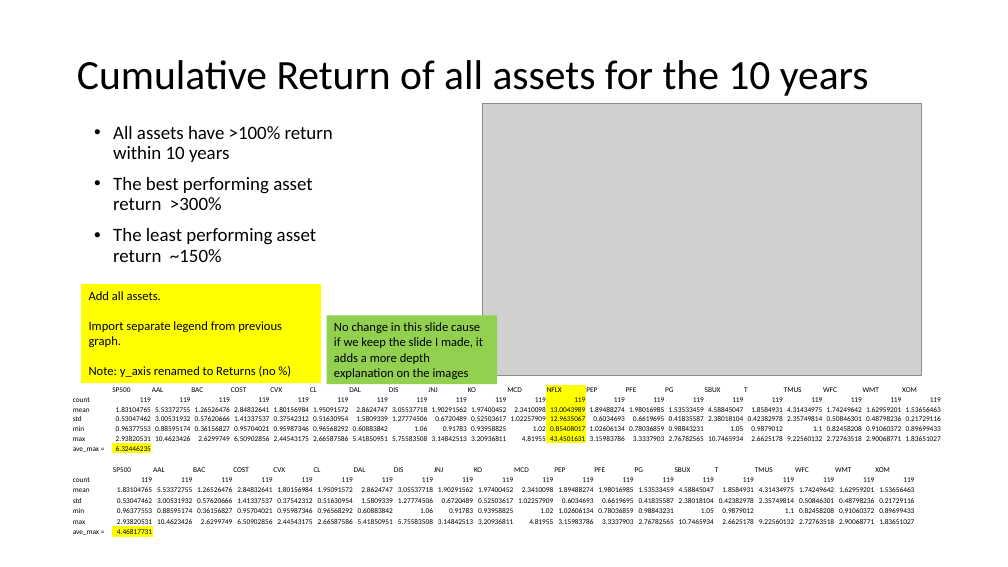
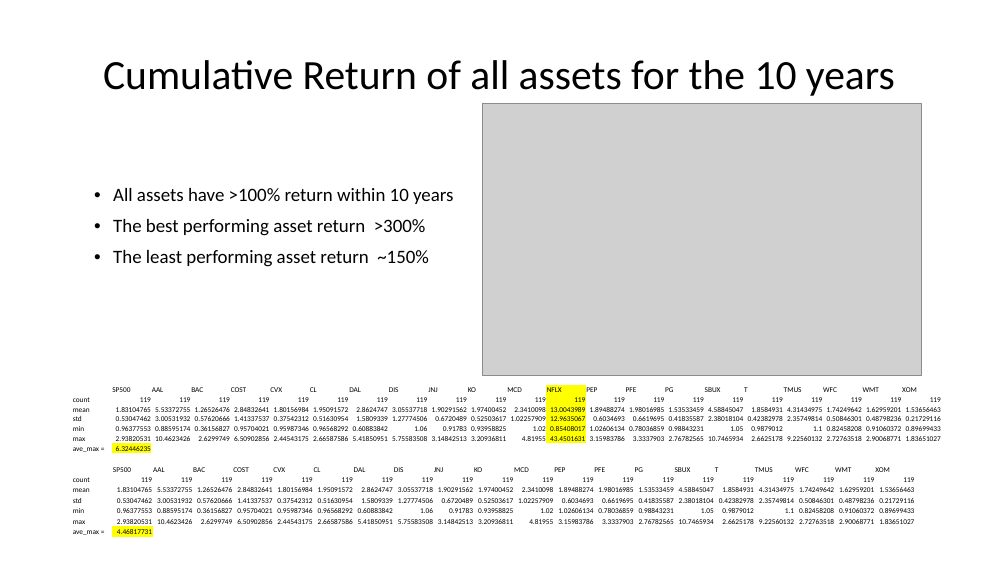
Before and after one commit to claybeaver/Group9_Project1, a slide deck: slide 8 of Final_Presentation.pptx. Drawn at 1008x567 pixels with LibreOffice and Linux fonts; fonts in the diff are those of the drawing; grey boxes stand for pictures. Boxes give left, top, right and bottom in pixels: in the first picture for what was removed or moved away, otherwise in the second. Text is boxed around its words. In the diff, an @@ line names an element or a change of style, - is before the commit and + after.

Commit message:
Worked on Final_Presentation.pptx, added new images

```diff
--- a/Final_Presentation.pptx
+++ b/Final_Presentation.pptx
@@ title "Cumulative Return of all assets ..." at (103, 60, 895, 96): alignment left to centre @@
@@ text "All assets have >100% return ..." rewrapped from (113, 126, 333, 262) to (113, 188, 453, 267) @@
@@ rectangle removed at (81, 284, 321, 383) @@
-Add all assets.
-Import separate legend from previous graph.
-Note: y_axis renamed to Returns (no %)
@@ rectangle removed at (327, 315, 498, 384) @@
-No change in this slide cause if we keep the slide I made, it adds a more depth explanation on the images
```
Also in this commit, not shown: 10 other slides changed, 1 slide added, 1 slide removed, 4 other files.
